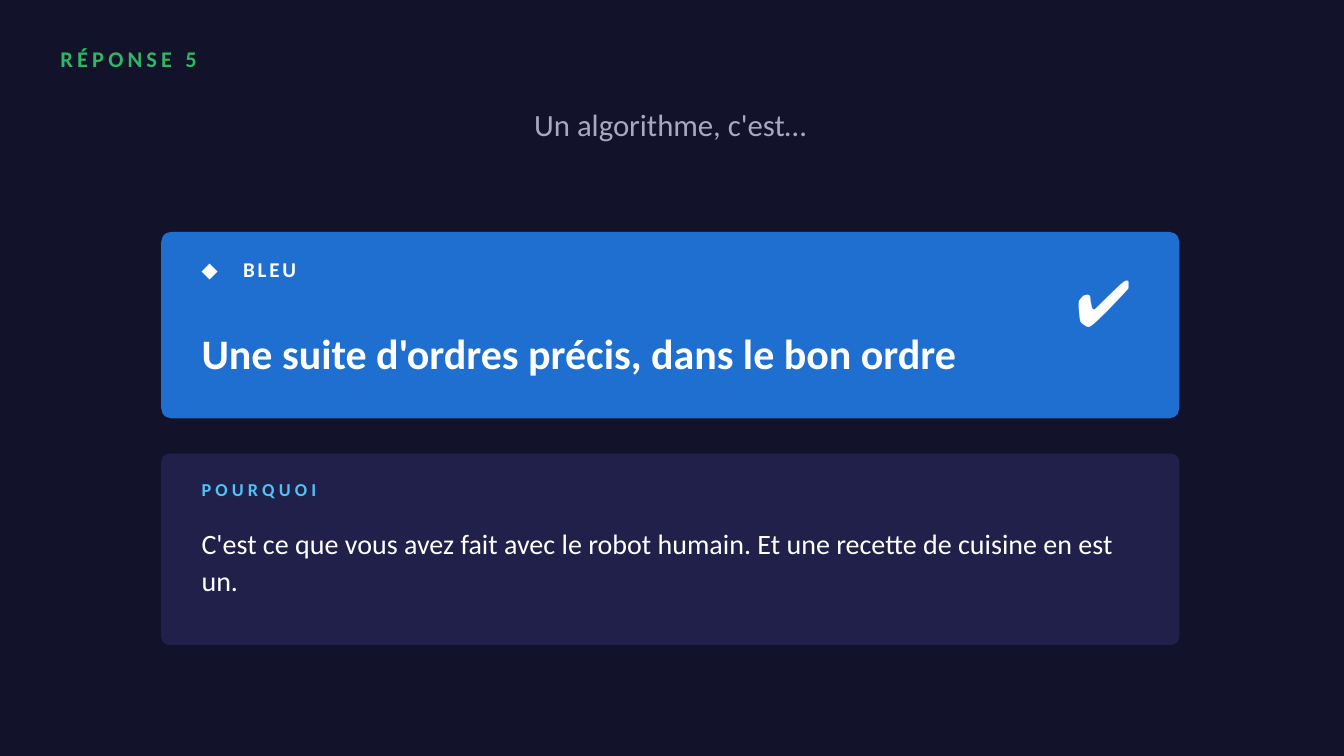
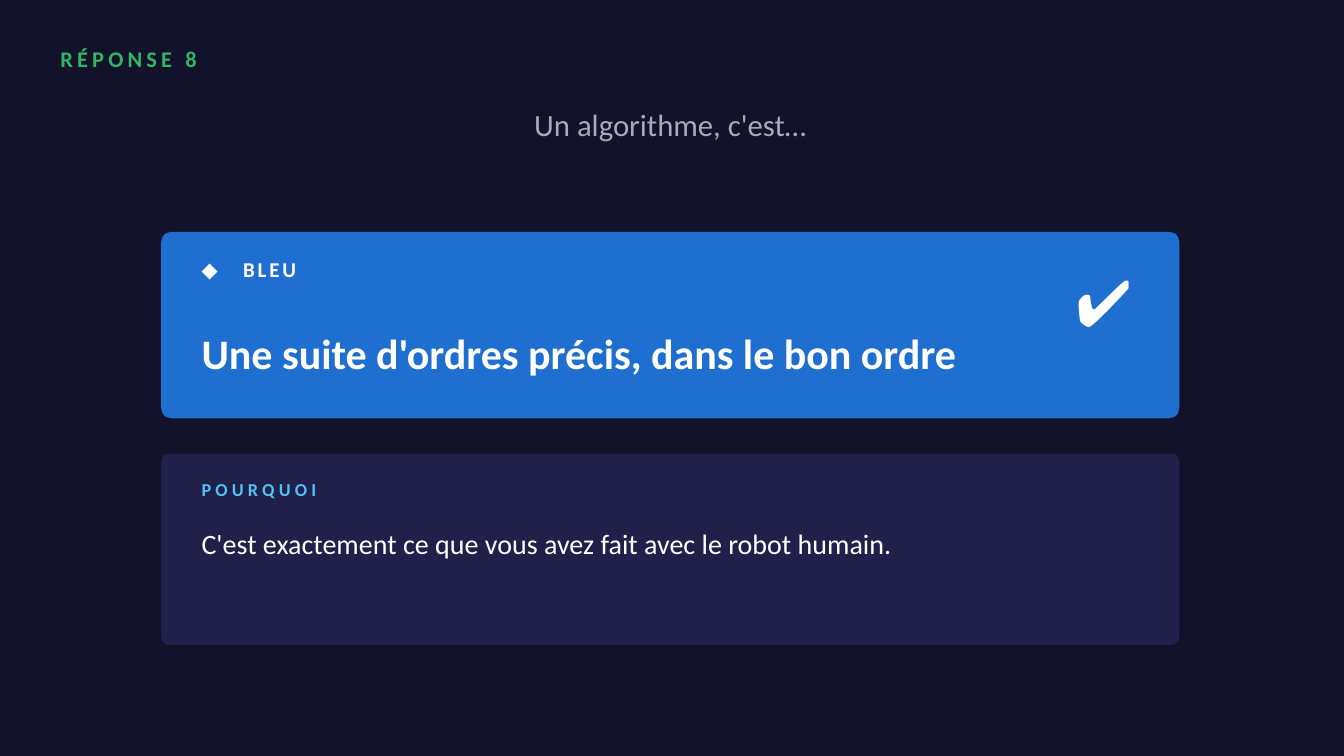
Before and after one commit to koffipierredamien/python-learning, a slide deck: slide 17 of 2-seances/S02-premier-contact/a-projeter/quiz-seance-1.pptx (slide 11 before the commit). Drawn at 1344x756 pixels with LibreOffice and Linux fonts; fonts in the diff are those of the drawing. Boxes give left, top, right and bottom in pixels: in the first picture for what was removed or moved away, otherwise in the second. Text is boxed around its words. In the diff, an @@ line names an element or a change of style, - is before the commit and + after.

```diff
--- a/2-seances/S02-premier-contact/a-projeter/quiz-seance-1.pptx
+++ b/2-seances/S02-premier-contact/a-projeter/quiz-seance-1.pptx
@@ text at (x1=60, y1=48, x2=196, y2=67): text changed @@
-RÉPONSE 5
+RÉPONSE 8
@@ text at (x1=202, y1=534, x2=891, y2=559): text changed @@
-C'est ce que vous avez fait avec le robot humain. Et une recette de cuisine en est un.
+C'est exactement ce que vous avez fait avec le robot humain.
```
Also in this commit, not shown: 19 other slides changed, 8 slides added, 8 slides removed, 5 other files.
